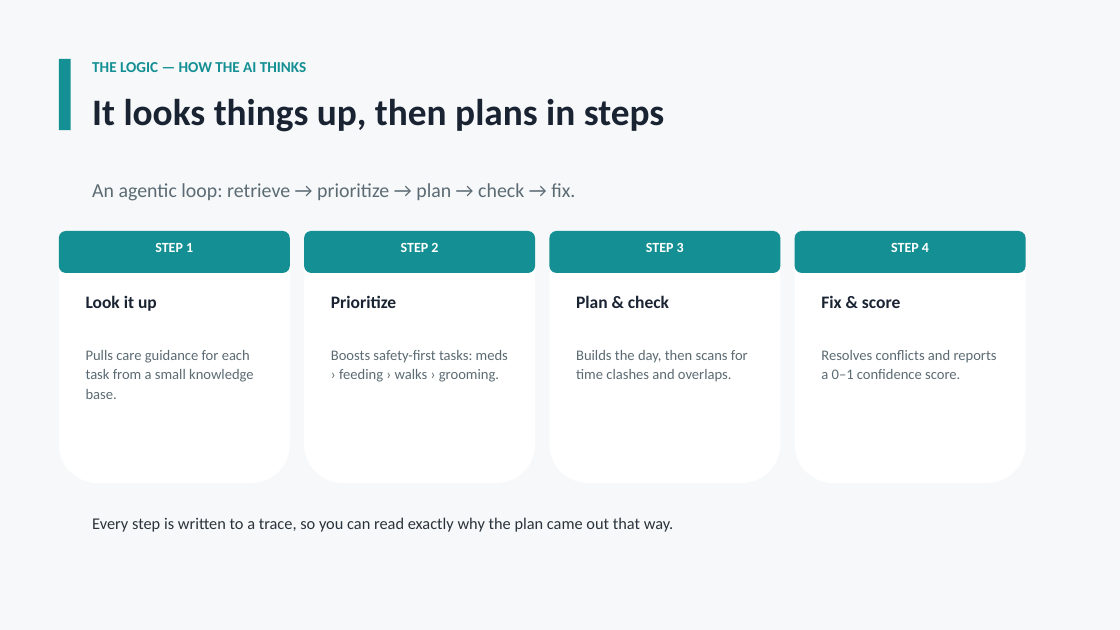
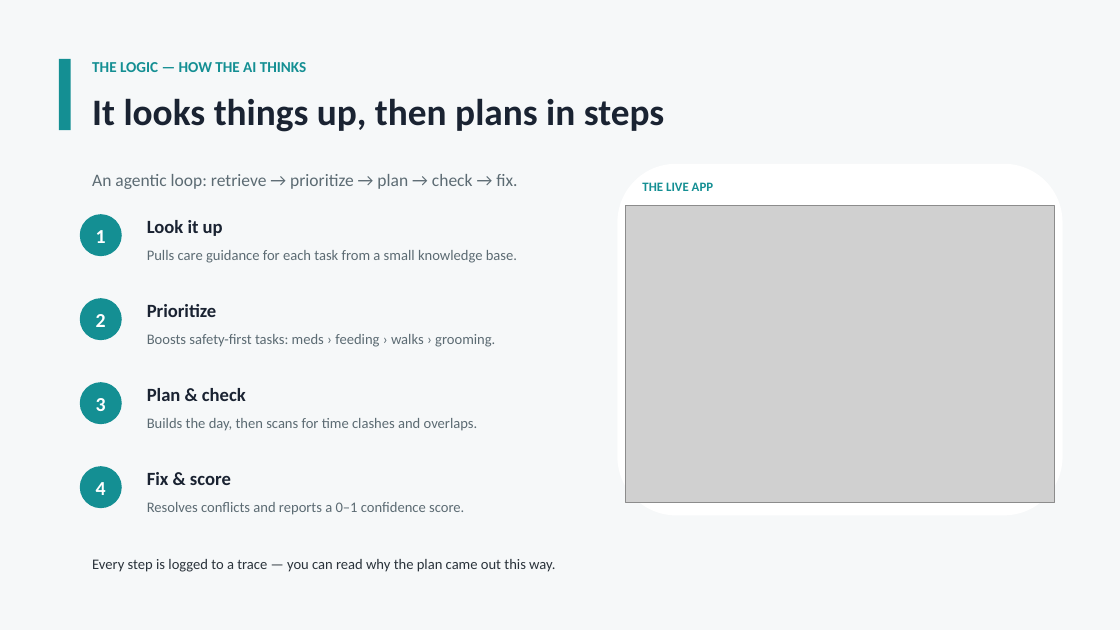
Before and after one commit to Giridhar555/ai110-module2show-pawpal-starter, a slide deck: slide 3 of PawPal_Plus_Presentation.pptx. Drawn at 1120x630 pixels with LibreOffice and Linux fonts; fonts in the diff are those of the drawing; grey boxes stand for pictures. Boxes give left, top, right and bottom in pixels: in the first picture for what was removed or moved away, otherwise in the second. Text is boxed around its words. In the diff, an @@ line names an element or a change of style, - is before the commit and + after.

```diff
--- a/PawPal_Plus_Presentation.pptx
+++ b/PawPal_Plus_Presentation.pptx
@@ text "An agentic loop: retrieve → ...": place and size @@
-text "An agentic loop: retrieve → ..." at <box>92,183,575,201</box>
+text "An agentic loop: retrieve → ..." at <box>92,174,517,189</box>
@@ text "An agentic loop: retrieve → ..." at <box>92,174,517,189</box>: size 17 to 15 pt @@
@@ rounded rectangle: place and size @@
-rounded rectangle at <box>795,231,1026,483</box>
+rounded rectangle at <box>618,164,1063,516</box>
@@ text "Look it up": place and size @@
-text "Look it up" at <box>86,295,157,311</box>
+text "Look it up" at <box>147,220,223,236</box>
@@ picture added at <box>626,206,1054,503</box> @@
@@ text added at <box>642,182,713,191</box>, 11 pt, text #148F93, bold @@
+THE LIVE APP
@@ rounded rectangle removed at <box>59,231,290,483</box> @@
@@ rounded rectangle removed at <box>59,231,290,273</box> @@
@@ ellipse added at <box>80,214,122,256</box>, fill #148F93, 17 pt, text #FFFFFF, bold @@
+1
@@ rounded rectangle removed at <box>304,231,535,483</box> @@
@@ rounded rectangle removed at <box>304,231,535,273</box> @@
@@ rounded rectangle removed at <box>549,231,781,483</box> @@
@@ rounded rectangle removed at <box>549,231,781,273</box> @@
@@ rounded rectangle removed at <box>795,231,1026,273</box> @@
@@ text "Pulls care guidance for each ...": place and size @@
-text "Pulls care guidance for each ..." at <box>86,350,254,399</box>
+text "Pulls care guidance for each ..." at <box>147,250,517,263</box>
@@ text removed at <box>155,243,193,252</box> @@
-STEP 1
@@ text removed at <box>401,243,438,252</box> @@
-STEP 2
@@ text removed at <box>646,243,684,252</box> @@
-STEP 3
@@ text removed at <box>891,243,929,252</box> @@
-STEP 4
@@ ellipse added at <box>80,298,122,340</box>, fill #148F93, 17 pt, text #FFFFFF, bold @@
+2
@@ text "Prioritize": place and size @@
-text "Prioritize" at <box>331,295,396,308</box>
+text "Prioritize" at <box>147,304,217,317</box>
@@ text "Boosts safety-first tasks: meds › ...": place and size @@
-text "Boosts safety-first tasks: meds › ..." at <box>331,350,508,382</box>
+text "Boosts safety-first tasks: meds › ..." at <box>147,334,495,347</box>
@@ ellipse added at <box>80,382,122,424</box>, fill #148F93, 17 pt, text #FFFFFF, bold @@
+3
@@ text "Plan & check": place and size @@
-text "Plan & check" at <box>576,295,669,308</box>
+text "Plan & check" at <box>147,388,246,401</box>
@@ text "Builds the day, then scans ...": place and size @@
-text "Builds the day, then scans ..." at <box>576,350,748,382</box>
+text "Builds the day, then scans ..." at <box>147,418,478,431</box>
@@ ellipse added at <box>80,466,122,508</box>, fill #148F93, 17 pt, text #FFFFFF, bold @@
+4
@@ size 15 to 16 pt in 4 elements at <box>147,304,217,317</box>, <box>147,220,223,236</box>, <box>147,388,246,401</box>, <box>147,472,231,485</box> @@
@@ text "Fix & score": place and size @@
-text "Fix & score" at <box>821,295,900,308</box>
+text "Fix & score" at <box>147,472,231,485</box>
@@ line spacing 1.1 to 1.05 in 4 elements at <box>147,334,495,347</box>, <box>147,418,478,431</box>, <box>147,250,517,263</box>, <box>147,502,464,515</box> @@
@@ text "Resolves conflicts and reports a ...": place and size @@
-text "Resolves conflicts and reports a ..." at <box>821,350,997,379</box>
+text "Resolves conflicts and reports a ..." at <box>147,502,464,515</box>
@@ text at <box>92,559,555,572</box>: text changed; size 14 to 12.5 pt @@
-Every step is written to a trace, so you can read exactly why the plan came out that way.
+Every step is logged to a trace — you can read why the plan came out this way.
```
Also in this commit, not shown: 2 other files.
